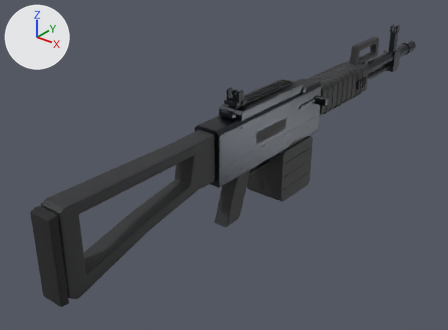
The glTF model game/assets/weapons/wpn_rampart_lmg/wpn_rampart_lmg.glb, before and after one commit.
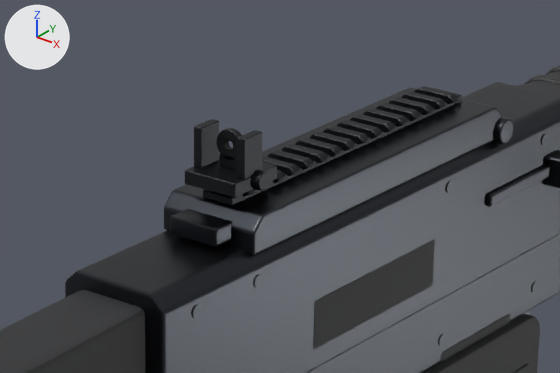
There are two pictures of each version: one whole from a 50 mm camera at (0.584, -0.766, 0.49) aimed at (-0.075, 0.058, -0.021), one close up on the part from 40% to 71% of the width and 17% to 46% of the height. Arrows for +X, +Y and +Z are at upper left; the lights stay in place. The older version's two pictures come first. Where no turn or scale is listed for an object, it has been applied to the vertices. Vertices at exactly the same position are counted once.

The older version as bpy lines, for what is in view:
```python
me_charginghandle = bpy.data.meshes.new('ChargingHandle')
me_charginghandle.from_pydata(...)  # 48 vertices, 88 faces; spans x 0.0255..0.0515, y 0.15..0.22, z 0.084..0.098
me_charginghandle.materials.append(mat_m_steel_blued)  # dark grey #3a3d42
me_feedcover = bpy.data.meshes.new('FeedCover')
me_feedcover.from_pydata(...)  # 236 vertices, 460 faces; spans x -0.027..0.027, y -0.03..0.17, z 0.114..0.132
me_feedcover.materials.append(mat_m_steel_blued)  # dark grey #3a3d42
me_receiverdetails = bpy.data.meshes.new('ReceiverDetails')
me_receiverdetails.from_pydata(...)  # 352 vertices, 624 faces; spans x -0.026..0.026, y -0.07..0.22, z 0.029..0.112
# faces by material slot: [24, 600]
me_receiverdetails.materials.append(mat_m_polymer_black)  # black #2b2c2e
me_receiverdetails.materials.append(mat_m_steel_blued)  # dark grey #3a3d42
ob_charginghandle = bpy.data.objects.new('ChargingHandle', me_charginghandle)
ob_charginghandle.location = (0.0, 0.0, 0.0)
ob_feedcover = bpy.data.objects.new('FeedCover', me_feedcover)
ob_feedcover.parent = ob_receiver
ob_feedcover.location = (0.0, 0.0, 0.0)
ob_receiverdetails = bpy.data.objects.new('ReceiverDetails', me_receiverdetails)
ob_receiverdetails.location = (0.0, 0.0, 0.0)
# also in view: 'Receiver' at (0.0, 0.075, 0.056); 'RearLeaf' at (0.002, -0.005, 0.15); 'Stock' at (0.0, -0.23, 0.041); 'AmmoBox' at (-0.01, 0.15, -0.029); 'HandguardRibs' at (0.0, 0.322, 0.078)
```
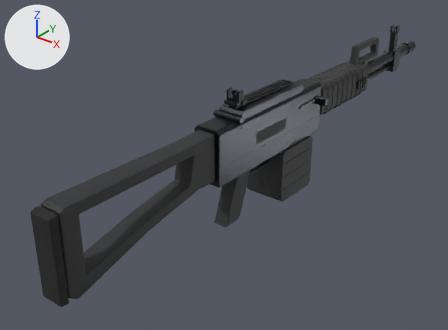
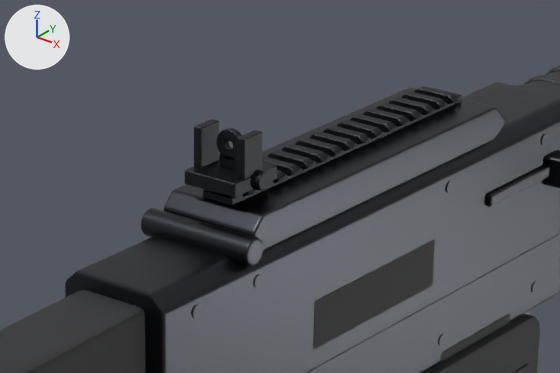
Where the newer file only moved an object's origin or applied its transform, the numbers keep the older frame.

Location of each change, (x1, y1, x2, y2) in pixels of the close-ups (560 x 373 px; the box of a moved part takes in the faces that stretch with it):
```json
{"object": "FeedCover", "change": "reshaped, moved", "before": [164, 87, 513, 255], "after": [141, 87, 505, 266], "on screen": "7% taller"}
{"part": 1, "of": "me_feedcover", "change": "moved or reshaped", "before": [164, 115, 502, 255], "after": [164, 115, 505, 250]}
{"part": 2, "of": "me_feedcover", "change": "moved or reshaped", "before": [170, 209, 232, 246], "on screen": "not visible afterwards"}
{"part": 3, "of": "me_feedcover", "change": "moved or reshaped", "before": [492, 117, 513, 144], "after": [141, 208, 263, 266]}
```

The change, as JSON lines over the scene's bpy script:
```json
{"block": "me_feedcover", "where": "# used by ob_feedcover; parent = ob_receiver; location = (0.0, 0.0, 0.0)"}
{"op": "remove", "block": "me_feedcover", "code": "me_feedcover.from_pydata(...)  # 236 vertices, 460 faces; spans x -0.027..0.027, y -0.03..0.17, z 0.114..0.132"}
{"op": "add", "block": "me_feedcover", "code": "me_feedcover.from_pydata(...)  # 236 vertices, 460 faces; spans x -0.027..0.027, y -0.006..0.194, z -0.006..0.012"}
{"block": "me_feedcover", "change": "me_feedcover part 1: the loose piece of 84 vertices spanning x -0.023..0.023, y -0.02..0.169, z 0.116..0.132 is moved by (0.0, 0.024, -0.12)"}
{"block": "me_feedcover", "change": "me_feedcover part 2: the loose piece of 56 vertices spanning x -0.012..0.012, y -0.03..-0.018, z 0.12..0.128 is moved by (0.0, 0.212, -0.12)"}
{"block": "me_feedcover", "change": "me_feedcover part 3: the loose piece of 96 vertices spanning x -0.027..0.027, y 0.158..0.17, z 0.114..0.126 is moved by (0.0, -0.164, -0.12)"}
{"op": "set", "path": "ob_feedcover.location", "old": "(0.0, 0.0, 0.0)", "new": "(0.0, -0.024, 0.12)"}
```
